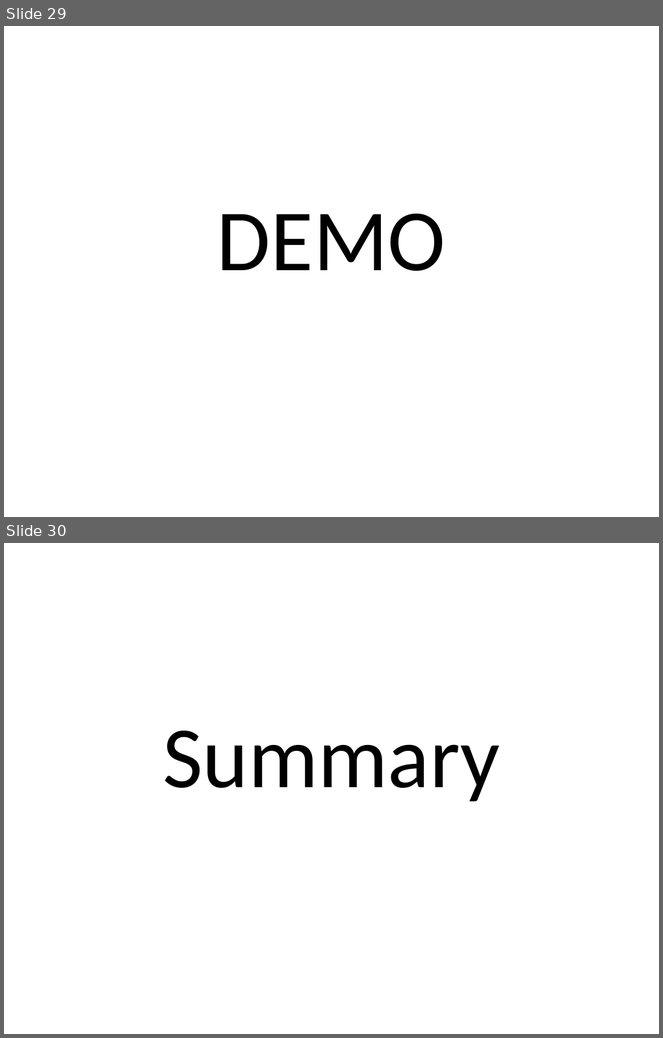
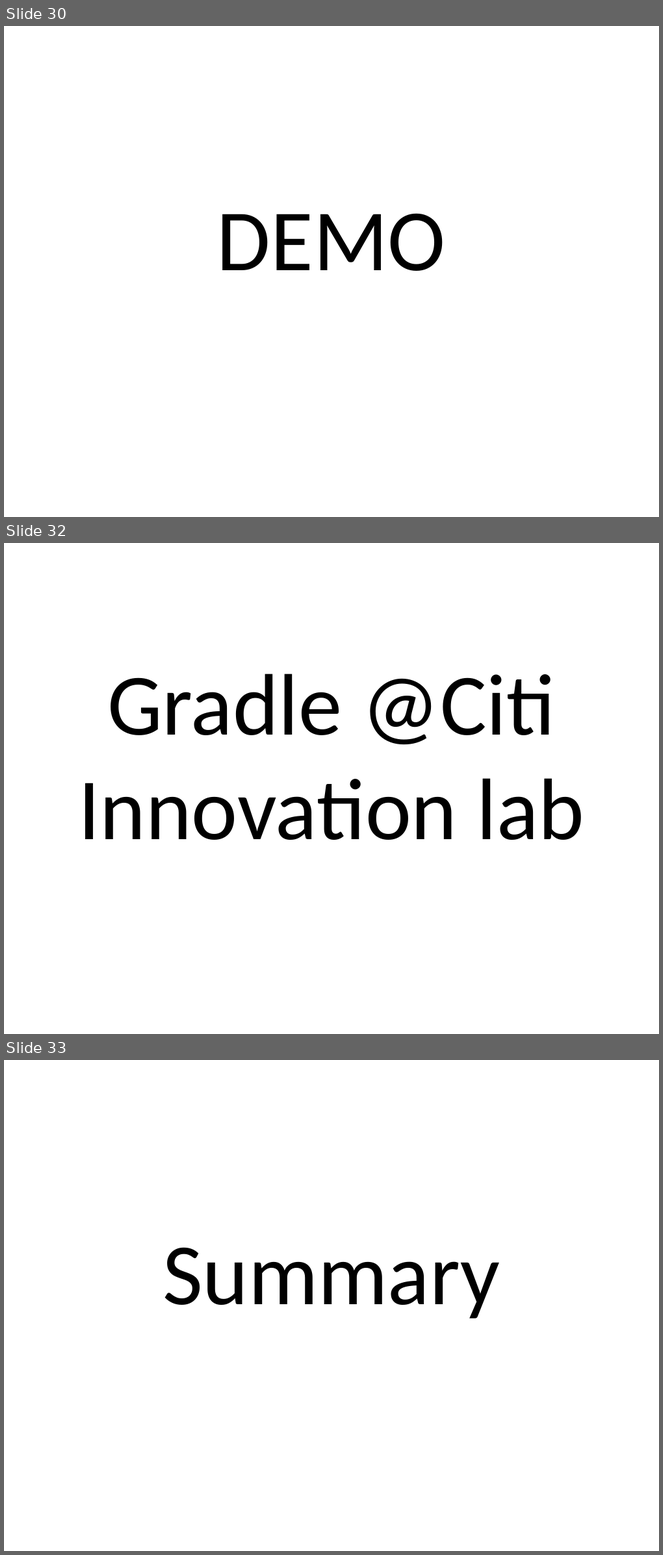
Before and after one commit to kob-aha/gradle-presentation, a slide deck: presentation/Introduction to Gradle.pptx. Shown one above the other, each under a label of ours: slides 29 and 30 before the commit, slides 30, 32 and 33 after it; the slides between them are not shown. The pictures are 663x1038 and 663x1555 pixels, drawn with LibreOffice and Linux fonts; fonts in the diff are those of the drawing. Boxes give left, top, right and bottom in pixels: in the first picture for what was removed or moved away, otherwise in the second. Text is boxed around its words. In the diff, an @@ line names an element or a change of style, - is before the commit and + after.

```diff
--- a/presentation/Introduction to Gradle.pptx
+++ b/presentation/Introduction to Gradle.pptx
@@ slide 32 added at <box>4,543,659,1034</box>, background #FFFFFF @@
@@ subtitle added at <box>78,674,585,840</box>, 96 pt, text #000000 @@
+Gradle @Citi Innovation lab
@@ what was slide 29 is now slide 30 @@
@@ what was slide 30 is now slide 33 @@
```
Also in this commit, not shown: 6 slides changed, 2 other slides added, 1 other file.
